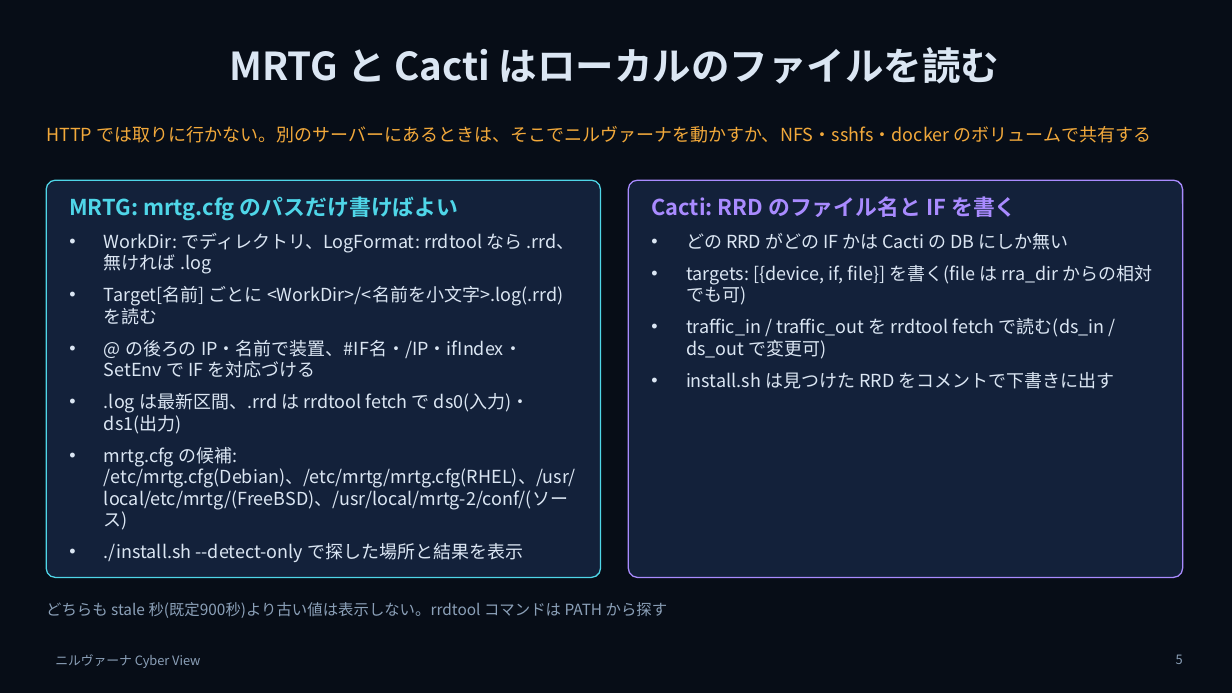
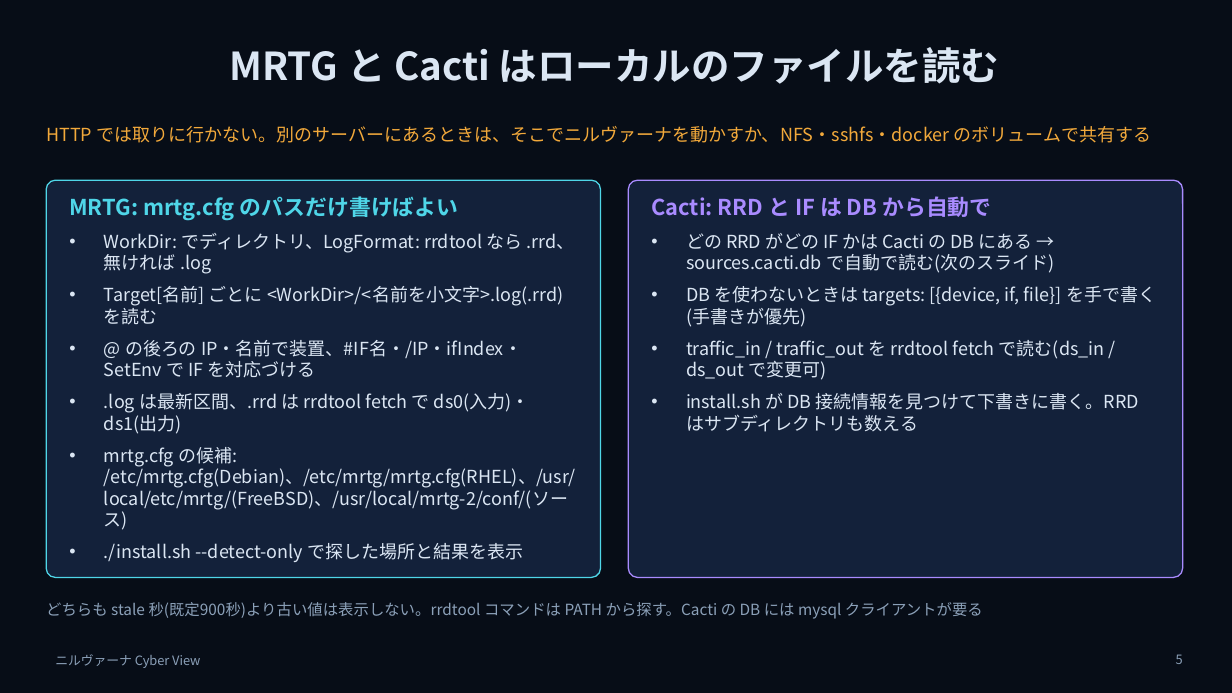
Before and after one commit to w-index-m/network-lab-emulator, a slide deck: slide 5 of docs/nirvana-introduction.pptx. Drawn at 1232x693 pixels with LibreOffice and Linux fonts; fonts in the diff are those of the drawing. Boxes give left, top, right and bottom in pixels: in the first picture for what was removed or moved away, otherwise in the second. Text is boxed around its words. In the diff, an @@ line names an element or a change of style, - is before the commit and + after.

```diff
--- a/docs/nirvana-introduction.pptx
+++ b/docs/nirvana-introduction.pptx
@@ text at (651, 196, 1156, 327): text changed @@
-Cacti: RRD のファイル名と IF を書く
-• どの RRD がどの IF かは Cacti の DB にしか無い
-• targets: [{device, if, file}] を書く(file は rra_dir からの相対でも可)
+Cacti: RRD と IF は DB から自動で
+• どの RRD がどの IF かは Cacti の DB にある → sources.cacti.db で自動で読む(次のスライド)
+• DB を使わないときは targets: [{device, if, file}] を手で書く(手書きが優先)
@@ text at (686, 393, 1139, 432): text changed @@
-• install.sh は見つけた RRD をコメントで下書きに出す
+• install.sh が DB 接続情報を見つけて下書きに書く。RRD はサブディレクトリも数える
@@ text at (46, 602, 983, 619): text changed @@
-どちらも stale 秒(既定900秒)より古い値は表示しない。rrdtool コマンドは PATH から探す
+どちらも stale 秒(既定900秒)より古い値は表示しない。rrdtool コマンドは PATH から探す。Cacti の DB には mysql クライアントが要る
```
Also in this commit, not shown: 1 other slide changed, 2 slides added, 13 other files.
